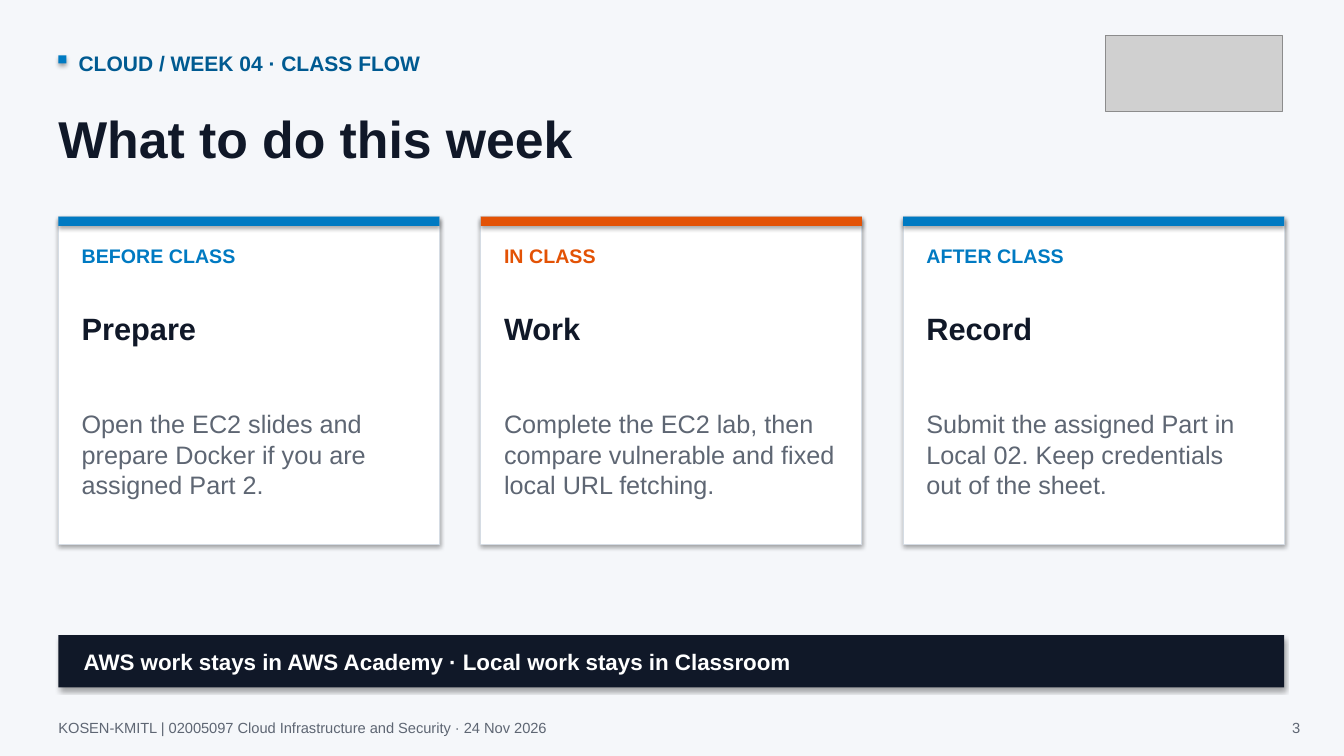
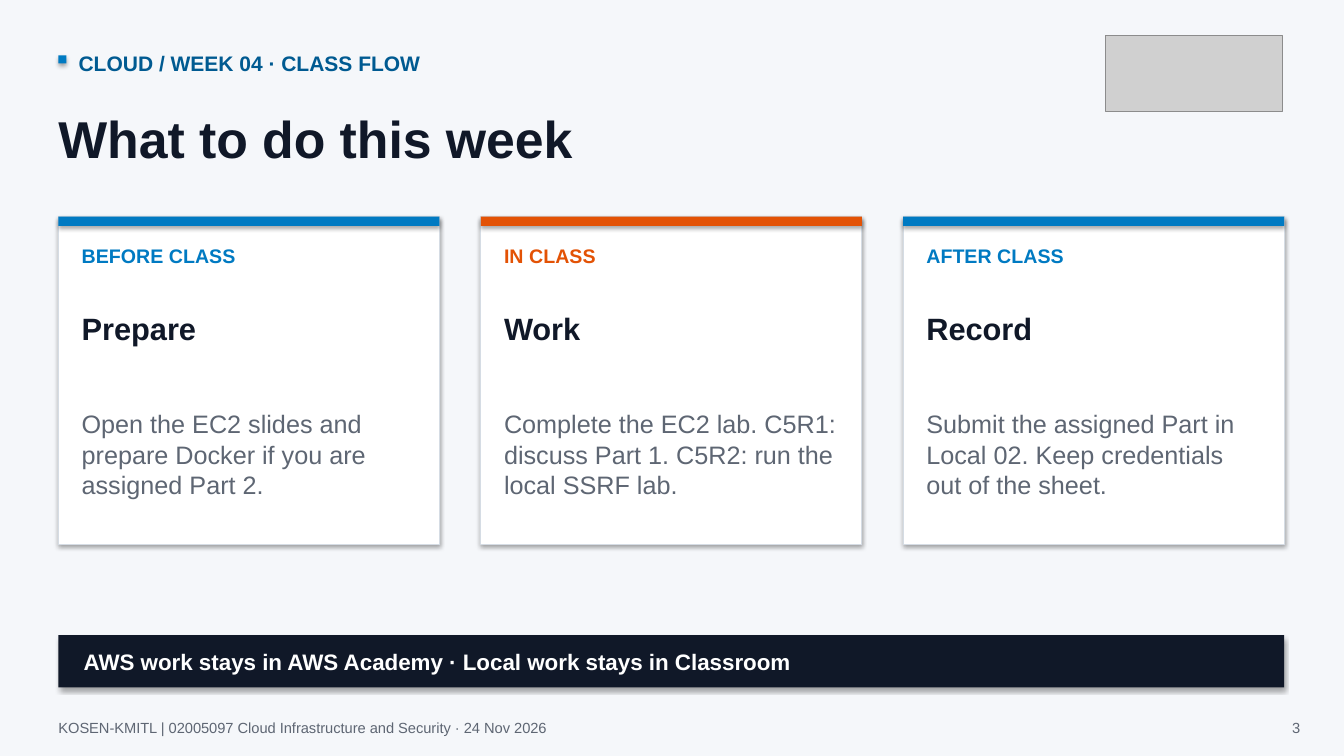
Before and after one commit to nutthakorn7/cloud-infrastructure-security, a slide deck: slide 3 of slides/weekly-bridges/output/Week04_Cloud_Course_Bridge.pptx. Drawn at 1344x756 pixels with LibreOffice and Linux fonts; fonts in the diff are those of the drawing; grey boxes stand for pictures. Boxes give left, top, right and bottom in pixels: in the first picture for what was removed or moved away, otherwise in the second. Text is boxed around its words. In the diff, an @@ line names an element or a change of style, - is before the commit and + after.

```diff
--- a/slides/weekly-bridges/output/Week04_Cloud_Course_Bridge.pptx
+++ b/slides/weekly-bridges/output/Week04_Cloud_Course_Bridge.pptx
@@ text at (504,414,835,494): text changed @@
-Complete the EC2 lab, then compare vulnerable and fixed local URL fetching.
+Complete the EC2 lab. C5R1: discuss Part 1. C5R2: run the local SSRF lab.
```
Also in this commit, not shown: 4 other files.
